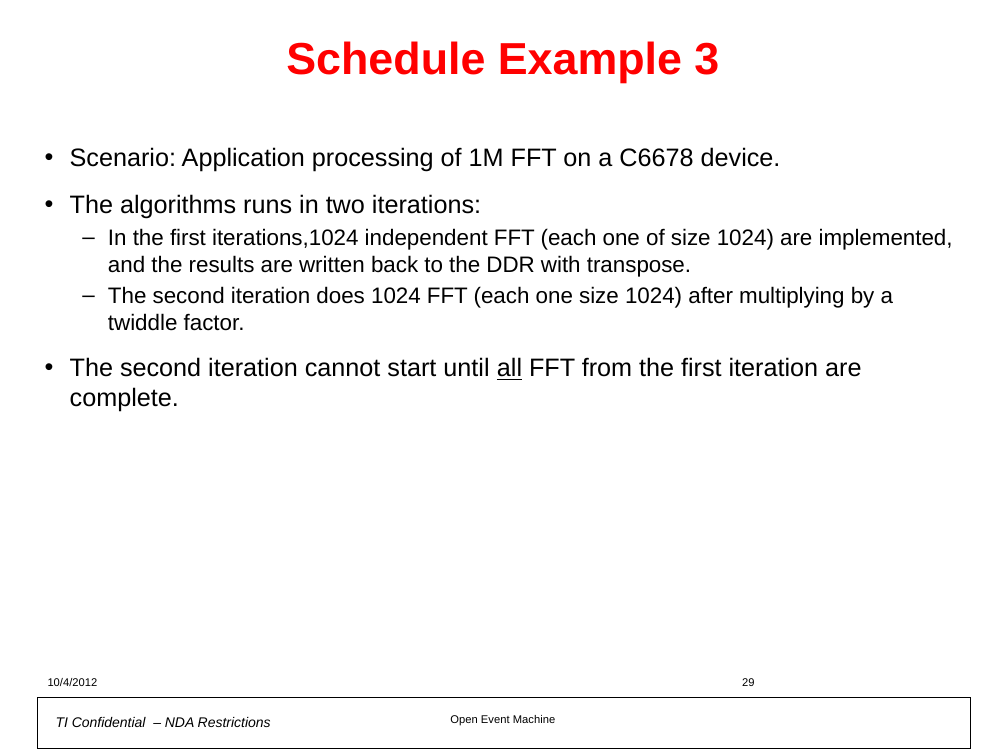
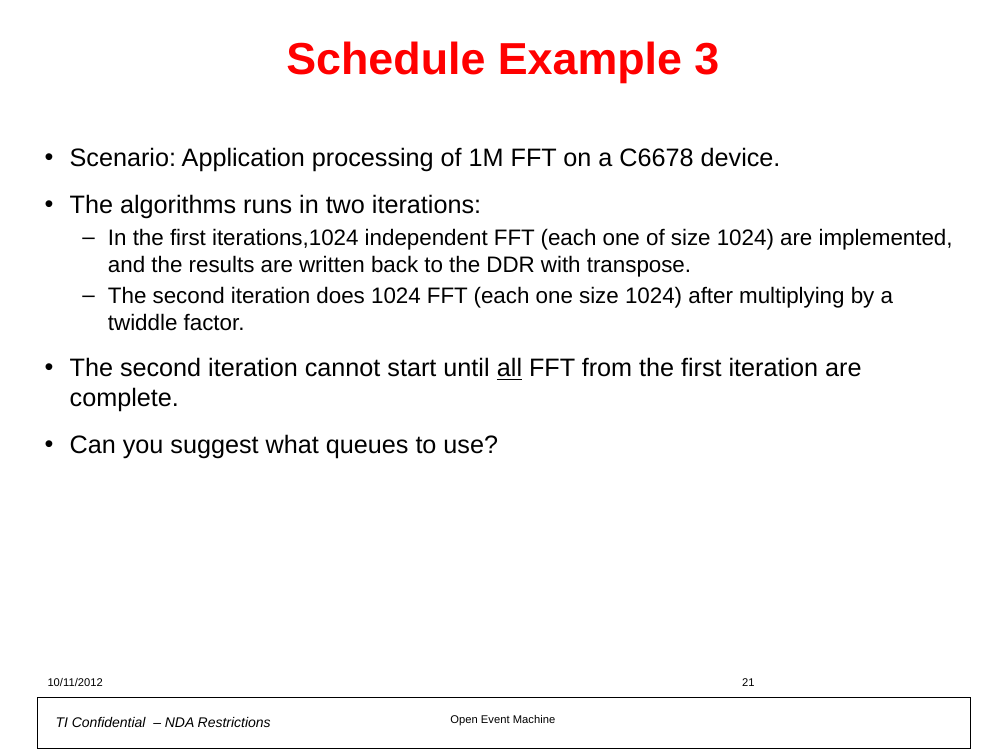
Before and after one commit to hari1989/keystone-workshop, a slide deck: slide 21 of preliminary/Open Event Machine.pptx (slide 29 before the commit). Drawn at 1008x756 pixels with LibreOffice and Linux fonts; fonts in the diff are those of the drawing; background and template pictures are left out. Boxes give left, top, right and bottom in pixels: in the first picture for what was removed or moved away, otherwise in the second. Text is boxed around its words. In the diff, an @@ line names an element or a change of style, - is before the commit and + after.

```diff
--- a/preliminary/Open Event Machine.pptx
+++ b/preliminary/Open Event Machine.pptx
@@ text at (70,434,498,459): paragraph added @@
+• Can you suggest what queues to use?
@@ text at (48,678,103,686): text changed @@
-10/4/2012
+10/11/2012
@@ page number at (742,678,754,686): text changed @@
-29
+21
```
Also in this commit, not shown: 43 other slides changed, 7 slides added, 6 slides removed.
